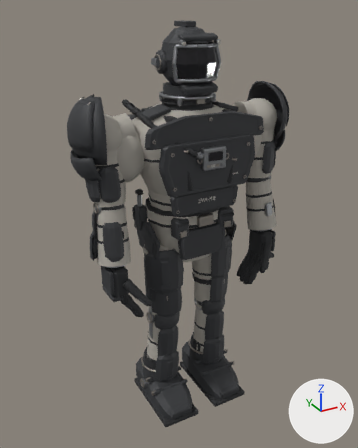
Renders of the glTF model assets/eva-k8/derived/meshopt/eva_k8_d0_lod1.meshopt.glb from each side of a commit.
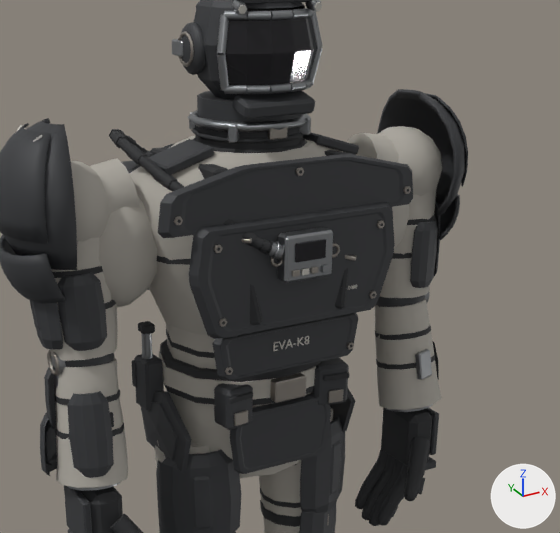
Each version appears first whole from a camera (50 mm lens) standing at (-1.118, -1.965, 2.018) and looking at (-0.007, 0.054, 1.008), and next in a close-up on the part from 20% to 93% of the width and 9% to 64% of the height. The lights are fixed; the arrows at lower right show +X, +Y and +Z. The older version's two pictures come first. Vertices at exactly the same position are counted once.

Script lines for the objects in view, before the commit:
```python
me_evak8_geometry = bpy.data.meshes.new('EVAK8_GEOMETRY')
me_evak8_geometry.from_pydata(...)  # 12666 vertices, 23780 faces; spans x -0.55..0.55, y -0.26..0.34, z 0.01..1.96
# faces by material slot: [9592, 2368, 2352, 4844, 2780, 112, 1732]
me_evak8_geometry.materials.append(mat_evak8_carbon_plate)  # dark grey #383a3d
me_evak8_geometry.materials.append(mat_evak8_quilted_suit)  # grey #afaba2
me_evak8_geometry.materials.append(mat_evak8_brass_fittings)  # grey #a19a93
me_evak8_geometry.materials.append(mat_evak8_rubber_seals)  # black #292a2c
me_evak8_geometry.materials.append(mat_evak8_steel)  # grey #959799
me_evak8_geometry.materials.append(mat_evak8_visor_glass)  # black #242327
me_evak8_geometry.materials.append(mat_evak8_decal_stencil)  # light grey #bfbcb4
ob_evak8_skin = bpy.data.objects.new('EVAK8_SKIN', me_evak8_geometry)
ob_evak8_skin.location = (0.0, 0.0, 0.0)
```
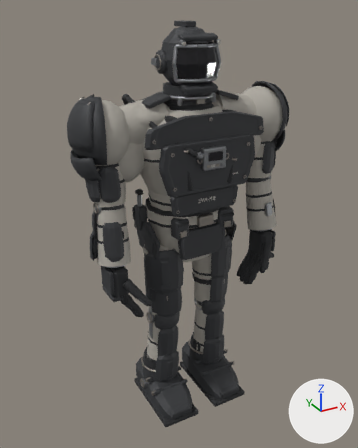
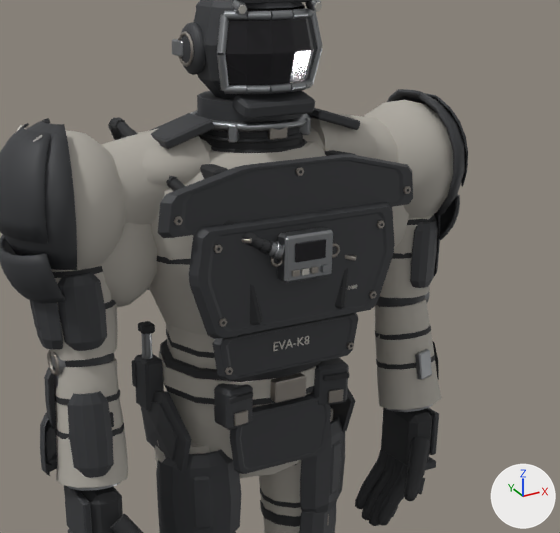
Location of each change, [x1, y1, x2, y2] in pixels of the close-ups (560 x 533 px; the box of a moved part takes in the faces that stretch with it):
```json
{"part": 1, "of": "me_evak8_geometry", "change": "moved or reshaped", "before": [148, 139, 214, 175], "after": [149, 113, 214, 149]}
{"part": 2, "of": "me_evak8_geometry", "change": "moved or reshaped", "before": [303, 132, 359, 154], "after": [308, 108, 360, 130]}
{"part": 3, "of": "me_evak8_geometry", "change": "added", "after": [303, 127, 378, 158]}
{"part": 4, "of": "me_evak8_geometry", "change": "added", "after": [121, 131, 212, 187]}
{"part": 5, "of": "me_evak8_geometry", "change": "moved or reshaped", "before": [111, 132, 126, 148], "after": [110, 117, 126, 132]}
{"part": 6, "of": "me_evak8_geometry", "change": "moved or reshaped", "before": [117, 138, 133, 153], "after": [116, 122, 132, 137]}
{"part": 7, "of": "me_evak8_geometry", "change": "moved or reshaped", "before": [125, 144, 147, 166], "after": [124, 130, 137, 137]}
{"part": 8, "of": "me_evak8_geometry", "change": "added", "after": [166, 176, 177, 188]}
{"part": 9, "of": "me_evak8_geometry", "change": "moved or reshaped", "before": [71, 126, 442, 241], "after": [65, 100, 453, 269]}
```

Scene script edits in JSON lines:
```json
{"block": "me_evak8_geometry", "where": "# used by ob_evak8_skin; location = (0.0, 0.0, 0.0)"}
{"op": "remove", "block": "me_evak8_geometry", "code": "me_evak8_geometry.from_pydata(...)  # 12666 vertices, 23780 faces; spans x -0.55..0.55, y -0.26..0.34, z 0.01..1.96"}
{"op": "add", "block": "me_evak8_geometry", "code": "me_evak8_geometry.from_pydata(...)  # 12838 vertices, 24116 faces; spans x -0.55..0.55, y -0.26..0.34, z 0.01..1.96"}
{"block": "me_evak8_geometry", "change": "me_evak8_geometry part 1: the loose piece of 24 vertices spanning x -0.23..-0.12, y -0.09..0.02, z 1.58..1.62 is moved by (0.0, 0.0, 0.05)"}
{"block": "me_evak8_geometry", "change": "me_evak8_geometry part 2: the loose piece of 24 vertices spanning x 0.12..0.23, y -0.09..0.02, z 1.58..1.62 is moved by (0.0, 0.0, 0.05)"}
{"block": "me_evak8_geometry", "change": "me_evak8_geometry part 3: a new loose piece, a UV sphere (12 segments, 8 rings, poles along z) spanning x 0.06..0.34, y -0.11..0.13, z 1.5..1.65, in mat_evak8_quilted_suit (grey #afaba2)"}
{"block": "me_evak8_geometry", "change": "me_evak8_geometry part 4: a new loose piece, a UV sphere (12 segments, 8 rings, poles along z) spanning x -0.34..-0.06, y -0.11..0.13, z 1.5..1.65, in mat_evak8_quilted_suit (grey #afaba2)"}
{"block": "me_evak8_geometry", "change": "me_evak8_geometry part 5: the loose piece of 12 vertices spanning x -0.26..-0.23, y 0.09..0.13, z 1.6..1.63 is moved by (0.0, 0.0, 0.03)"}
{"block": "me_evak8_geometry", "change": "me_evak8_geometry part 6: the loose piece of 12 vertices spanning x -0.26..-0.23, y 0.05..0.09, z 1.6..1.62 is moved by (0.0, 0.0, 0.03)"}
{"block": "me_evak8_geometry", "change": "me_evak8_geometry part 7: the loose piece of 12 vertices spanning x -0.26..-0.23, y -0.01..0.05, z 1.58..1.62 is moved by (0.0, 0.0, 0.03)"}
{"block": "me_evak8_geometry", "change": "me_evak8_geometry part 8: the loose piece of 12 vertices spanning x -0.25..-0.21, y -0.11..-0.05, z 1.55..1.59 is copied, and the copy is moved by (0.0, 0.0, 0.01); it spans x -0.25..-0.21, y -0.11..-0.05, z 1.56..1.6"}
{"block": "me_evak8_geometry", "change": "me_evak8_geometry part 9: 32 vertices moved from x -0.24..-0.1, y -0.1..0.26, z 1.53..1.63 to x -0.24..-0.1, y -0.1..0.26, z 1.53..1.65; 259 vertices removed from x -0.5..0.5, y -0.11..0.26, z 1.43..1.63; 247 vertices added at x -0.53..0.53, y -0.14..0.26, z 1.38..1.67"}
```
